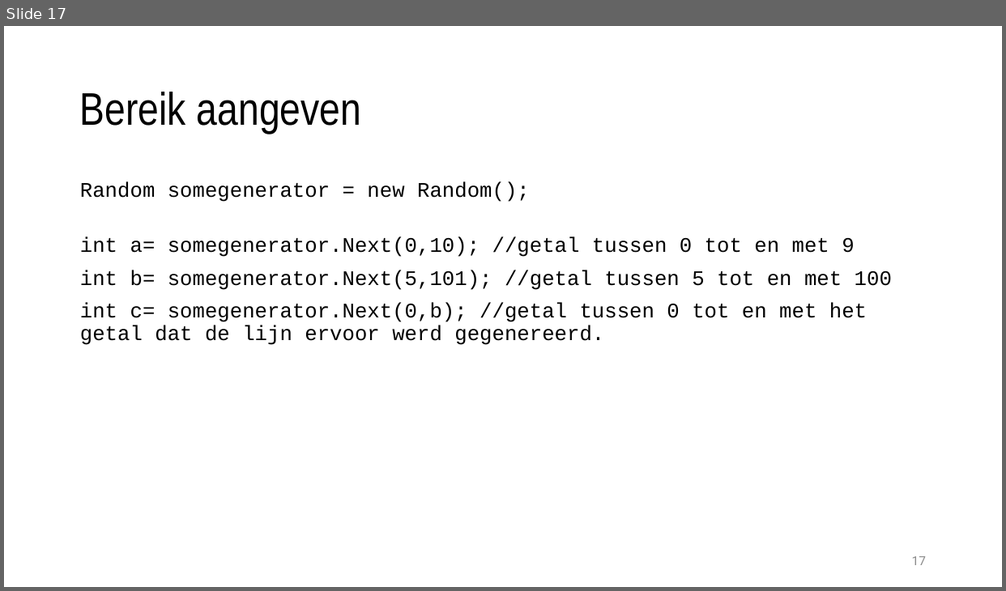
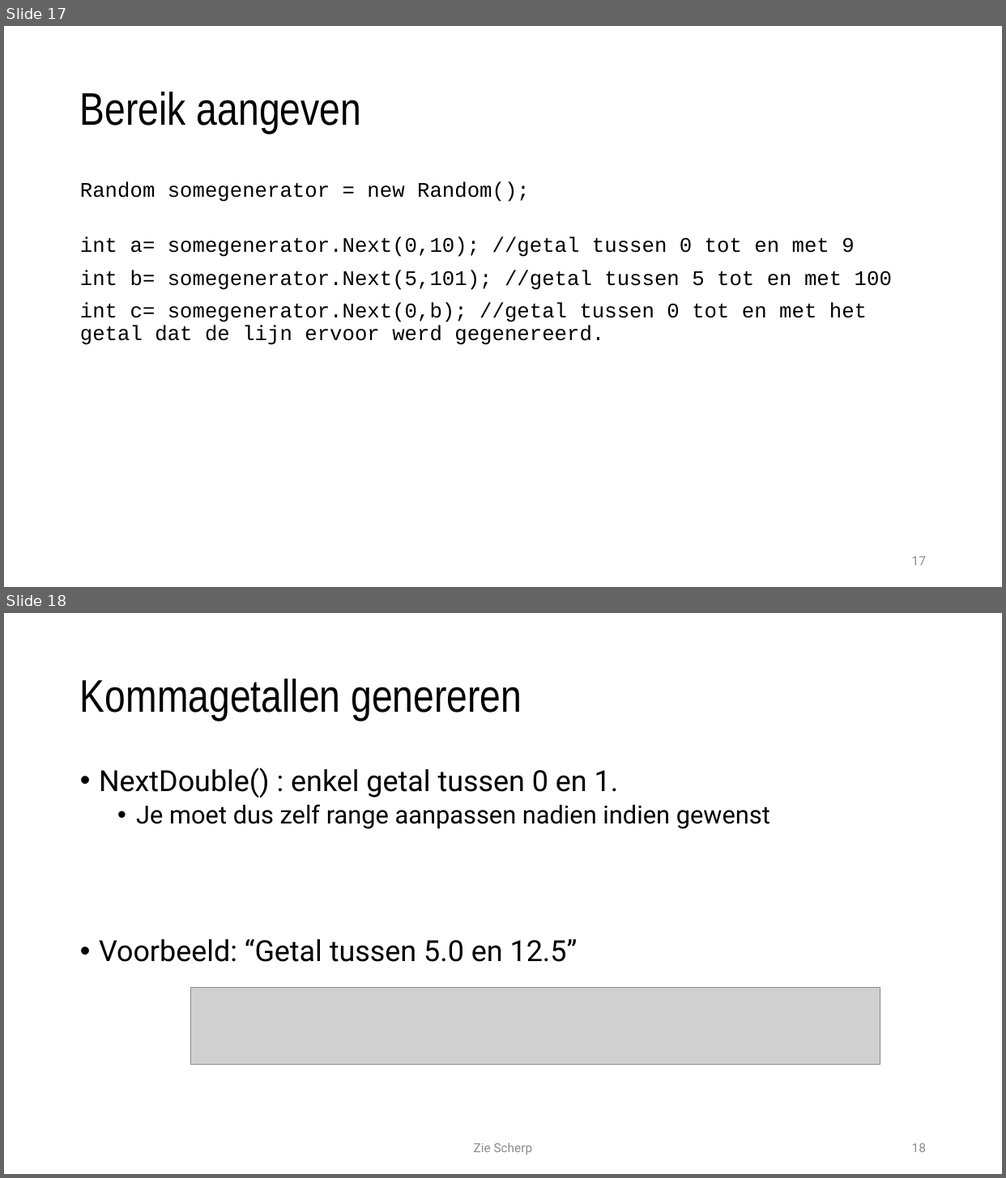
Before and after one commit to timdams/csharpbook, a slide deck: _SLIDES/DEEL1/H3/6_math.pptx. Shown one above the other, each under a label of ours: slide 17 before the commit, slides 17 and 18 after it. The pictures are 1006x591 and 1006x1178 pixels, drawn with LibreOffice and Linux fonts; fonts in the diff are those of the drawing; grey boxes stand for pictures; background and template pictures are left out. Boxes give left, top, right and bottom in pixels: in the first picture for what was removed or moved away, otherwise in the second. Text is boxed around its words. In the diff, an @@ line names an element or a change of style, - is before the commit and + after.

```diff
--- a/_SLIDES/DEEL1/H3/6_math.pptx
+++ b/_SLIDES/DEEL1/H3/6_math.pptx
@@ slide 18 added at box(4, 613, 1002, 1174), background #FFFFFF @@
@@ title added at box(80, 679, 522, 720), 44 pt, text #000000 @@
+Kommagetallen genereren
@@ text added at box(99, 768, 770, 962), 28 pt, text #000000 @@
+• NextDouble() : enkel getal tussen 0 en 1.
+  • Je moet dus zelf range aanpassen nadien indien gewenst
+• Voorbeeld: “Getal tussen 5.0 en 12.5”
@@ picture added at box(190, 988, 880, 1064) @@
@@ text added at box(474, 1143, 533, 1155), 12 pt, text #8C8C8C @@
+Zie Scherp
@@ page number added at box(912, 1144, 926, 1152), 12 pt, text #8C8C8C @@
+18
```
Also in this commit, not shown: 4 slides changed, 3 other slides added, 1 slide removed, 1 other file.
